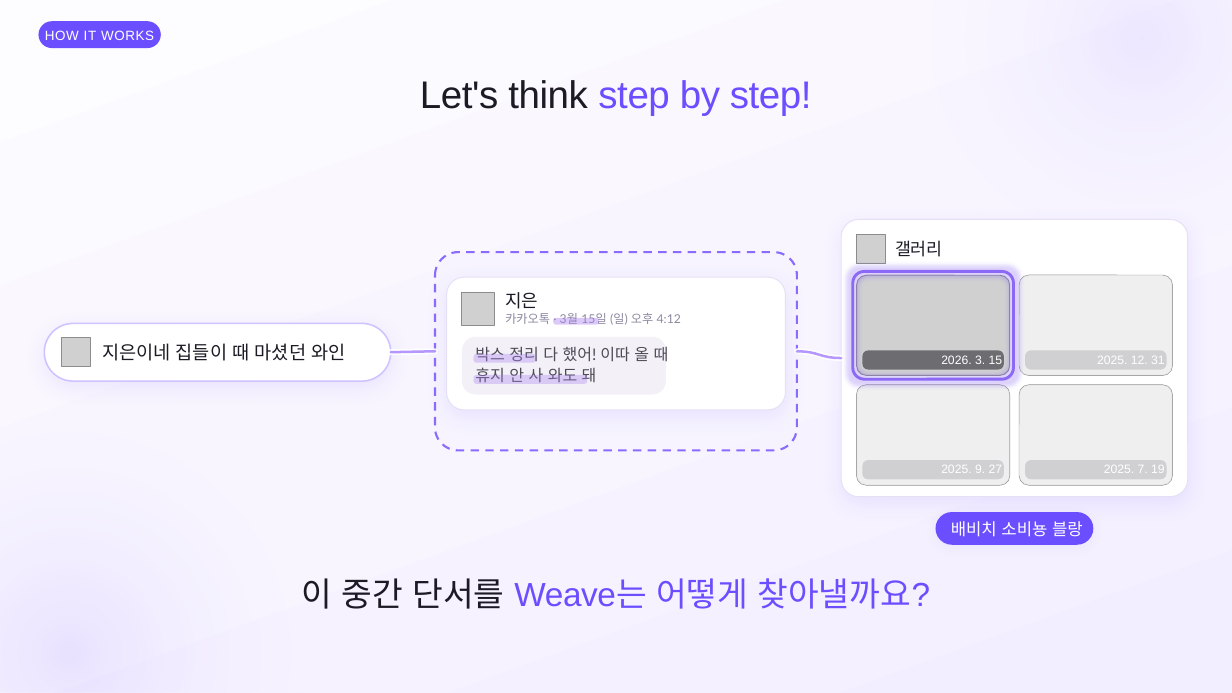
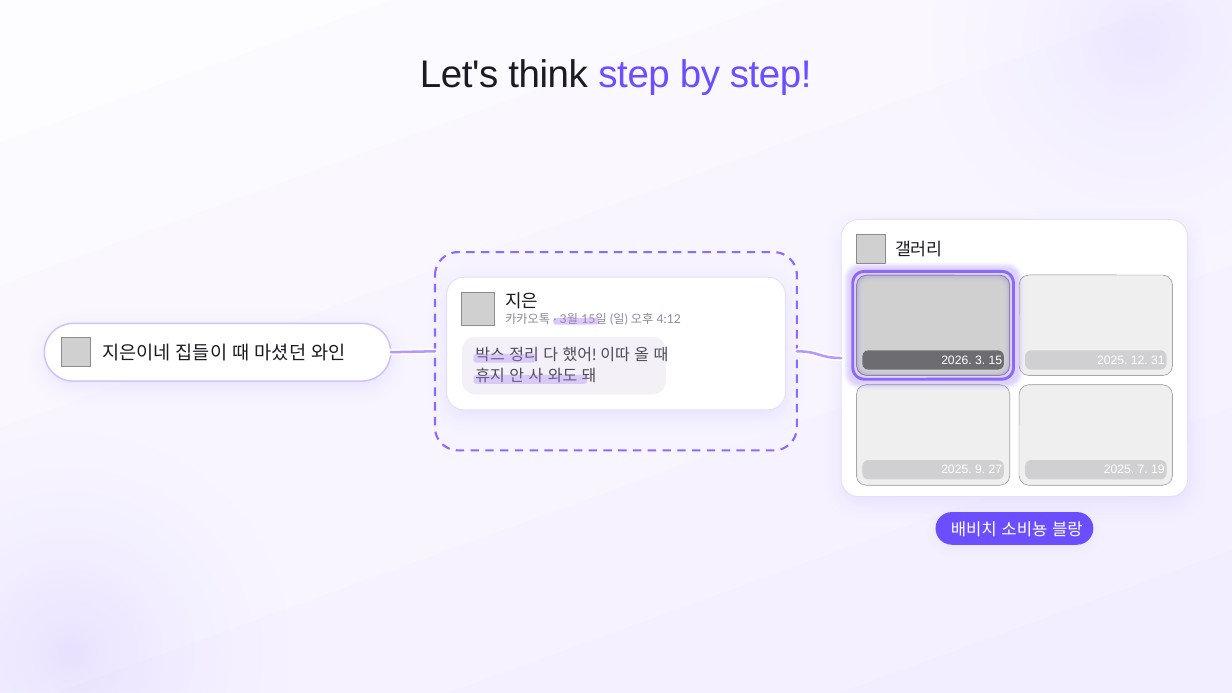
Before and after one commit to SB-Jo/t3, a slide deck: slide 9 of weave/결선준비/09_HowItWorks/HowItWorks_Argon.pptx. Drawn at 1232x693 pixels with LibreOffice and Linux fonts; fonts in the diff are those of the drawing; grey boxes stand for pictures. Boxes give left, top, right and bottom in pixels: in the first picture for what was removed or moved away, otherwise in the second. Text is boxed around its words. In the diff, an @@ line names an element or a change of style, - is before the commit and + after.

```diff
--- a/weave/결선준비/09_HowItWorks/HowItWorks_Argon.pptx
+++ b/weave/결선준비/09_HowItWorks/HowItWorks_Argon.pptx
@@ rounded rectangle removed at [39, 21, 161, 48] @@
-HOW IT WORKS
@@ text "Let's think step by step!": place and size @@
-text "Let's think step by step!" at [420, 80, 812, 116]
+text "Let's think step by step!" at [420, 59, 812, 94]
@@ text removed at [302, 578, 931, 609] @@
-이 중간 단서를 Weave는 어떻게 찾아낼까요?
```
Also in this commit, not shown: 25 other slides changed, 9 other files.
